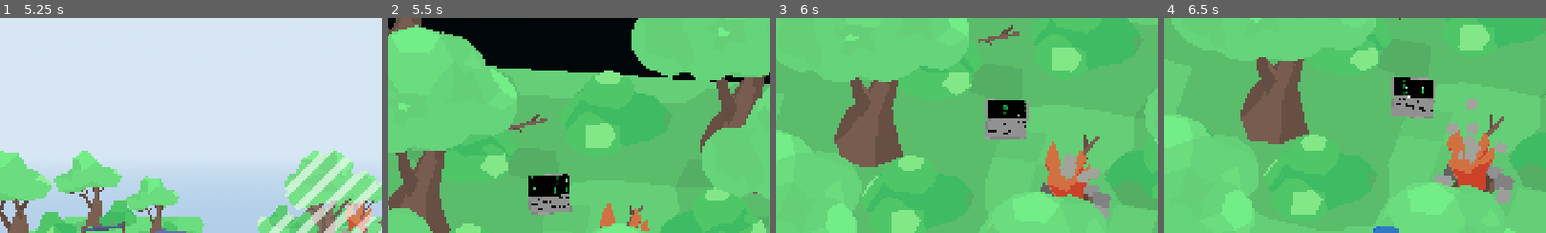
Above: before the commit, frames 1-4 (left to right).
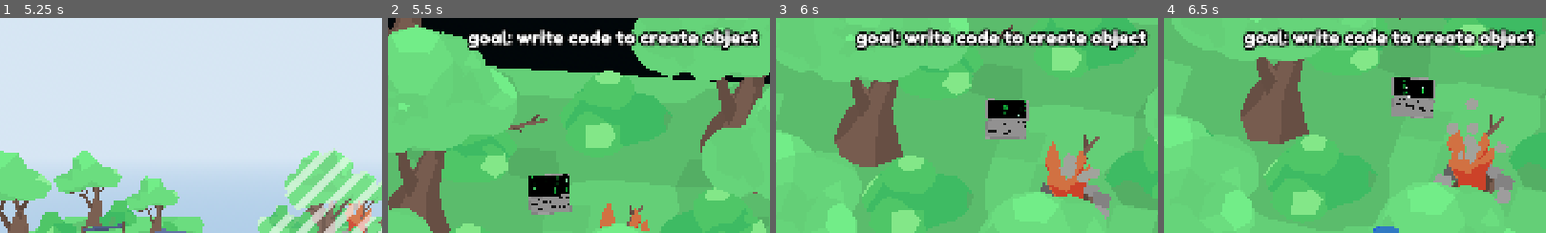
Above: after the commit, the same moments.

Repository: EnotCoder/my_friend_is_fgoty
Game: Godot game, scene res://scenes/main.tscn
The game is run twice, just before and just after one commit, with the same random seed, the same clock (stepped at 60 frames per second) and the same inputs.
Inputs (mouse positions are % of the whole screen's width and height, from its top left):
- Up to frame 1 (5.25 s): tap Enter at 0.5 s; move the mouse to (72, 45) at 0.52 s; hold Right (ui_right) 0.53-1.25 s; tap A (A) at 0.6, 3.6 s; click (72, 45) at 0.67 s; drag from (30, 55) to (45, 70) at 1.27 s; move the mouse to (60, 28) at 2.02 s; hold Right (ui_right) 2.03-2.75 s; tap S (S) at 2.1, 5.1 s; tap Space at 2.75 s; drag from (45, 70) to (20, 35) at 2.77 s; move the mouse to (80, 65) at 3.52 s; hold Left (ui_left) 3.53-4.25 s; drag from (20, 35) to (35, 25) at 4.27 s; move the mouse to (55, 50) at 5.02 s; hold Down (ui_down) from 5.03 s (still down); click (55, 50) at 5.17 s
- Up to frame 2 (5.5 s): keep holding Down (ui_down)
- Up to frame 3 (6 s): release Down (ui_down) at 5.75 s; drag from (35, 25) to (30, 55) at 5.77 s
- Up to frame 4 (6.5 s): no input
The pictures show only the part of the screen within x 20-70%, y 0-50%; the shares and areas given below are measured in that part.

Frame 1 is identical in both runs. In frame 2, 4.2% of the frame differs, in the area x 20-98%, y 4-16%; in frame 3, 5.3%; in frame 4, 5.4%.

Commit message:
add ui hint

Diff:
--- a/scenes/levels/level_1.tscn
+++ b/scenes/levels/level_1.tscn
@@ -1,5 +1,6 @@
 [gd_scene format=3 uid="uid://cnf2y8in874g8"]
 
+[ext_resource type="FontFile" uid="uid://bhielboa5e5rv" path="res://ui/text/font.ttf" id="1_31oqk"]
 [ext_resource type="ArrayMesh" uid="uid://dvynh3s2si5tu" path="res://objects/meshes/grass_level_1/grass.res" id="1_o7j4k"]
 [ext_resource type="Shape3D" uid="uid://c1iaqun8irlep" path="res://objects/collisions/level_1/level_1_grass.tres" id="2_31oqk"]
 [ext_resource type="ArrayMesh" uid="uid://imgmd3basxqr" path="res://objects/meshes/grass_level_1/grass_shadow.res" id="3_x7jkp"]
@@ -68,6 +69,31 @@
 [node name="world_light" type="WorldEnvironment" parent="." unique_id=664374490]
 environment = SubResource("Environment_rus8k")
 
+[node name="ui" type="Control" parent="." unique_id=1489096250]
+layout_mode = 3
+anchors_preset = 15
+anchor_right = 1.0
+anchor_bottom = 1.0
+grow_horizontal = 2
+grow_vertical = 2
+
+[node name="text" type="Label" parent="ui" unique_id=1361425095]
+layout_mode = 1
+anchors_preset = 5
+anchor_left = 0.5
+anchor_right = 0.5
+offset_left = -400.0
+offset_top = 20.0
+offset_right = 400.00024
+offset_bottom = 94.0
+grow_horizontal = 2
+theme_override_colors/font_outline_color = Color(0, 0, 0, 1)
+theme_override_constants/outline_size = 20
+theme_override_fonts/font = ExtResource("1_31oqk")
+theme_override_font_sizes/font_size = 47
+text = "goal: write code to create a window"
+horizontal_alignment = 1
+
 [node name="map" type="Node3D" parent="." unique_id=1457961318]
 metadata/_edit_group_ = true
 
--- a/scenes/levels/level_2.tscn
+++ b/scenes/levels/level_2.tscn
@@ -1,5 +1,6 @@
 [gd_scene format=3 uid="uid://bpe8ral5cwpw0"]
 
+[ext_resource type="FontFile" uid="uid://bhielboa5e5rv" path="res://ui/text/font.ttf" id="1_p4se4"]
 [ext_resource type="ArrayMesh" uid="uid://buoaqyy8ryemm" path="res://objects/meshes/grass_level_2/grass.res" id="1_qsp8v"]
 [ext_resource type="Shape3D" uid="uid://c1iaqun8irlep" path="res://objects/collisions/level_1/level_1_grass.tres" id="2_3p04p"]
 [ext_resource type="Shape3D" uid="uid://c3fswbow6168k" path="res://objects/collisions/level_2/fire.tres" id="2_brxtv"]
@@ -39,6 +40,31 @@
 
 [node name="world_light" type="WorldEnvironment" parent="." unique_id=1943770736]
 environment = SubResource("Environment_j2425")
+
+[node name="ui" type="Control" parent="." unique_id=1695359882]
+layout_mode = 3
+anchors_preset = 15
+anchor_right = 1.0
+anchor_bottom = 1.0
+grow_horizontal = 2
+grow_vertical = 2
+
+[node name="text" type="Label" parent="ui" unique_id=286799648]
+layout_mode = 1
+anchors_preset = 5
+anchor_left = 0.5
+anchor_right = 0.5
+offset_left = -400.0
+offset_top = 20.0
+offset_right = 400.00024
+offset_bottom = 94.0
+grow_horizontal = 2
+theme_override_colors/font_outline_color = Color(0, 0, 0, 1)
+theme_override_constants/outline_size = 20
+theme_override_fonts/font = ExtResource("1_p4se4")
+theme_override_font_sizes/font_size = 47
+text = "goal: write code to create object"
+horizontal_alignment = 1
 
 [node name="map" type="Node3D" parent="." unique_id=501735813]
 metadata/_edit_group_ = true
